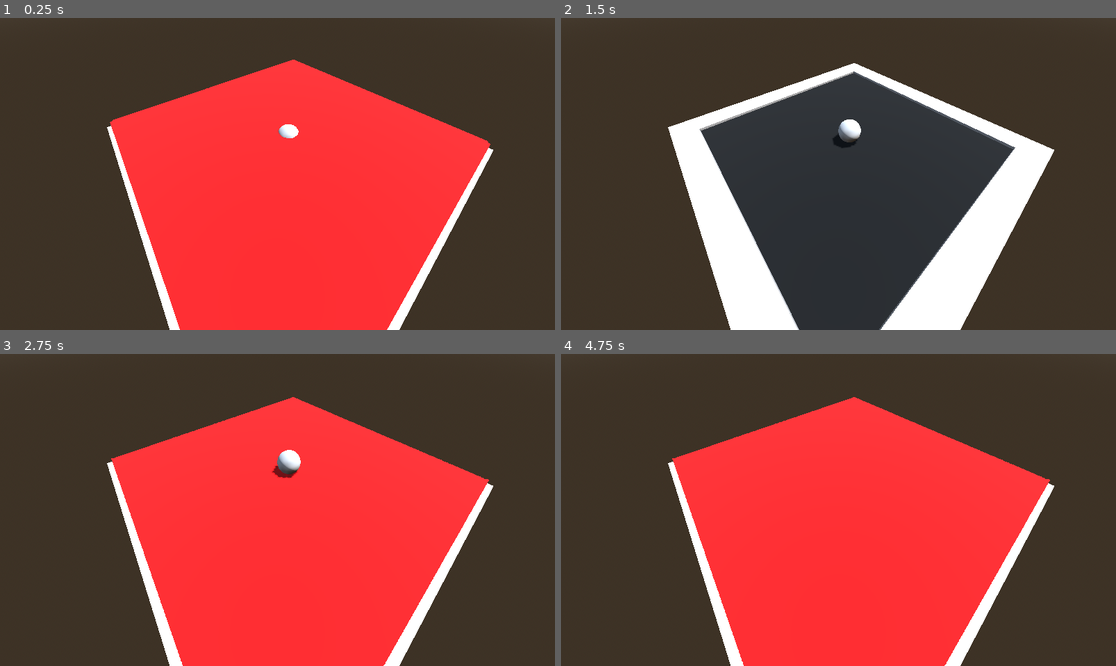
Above: before the commit, frames 1-4 (two rows, left to right).
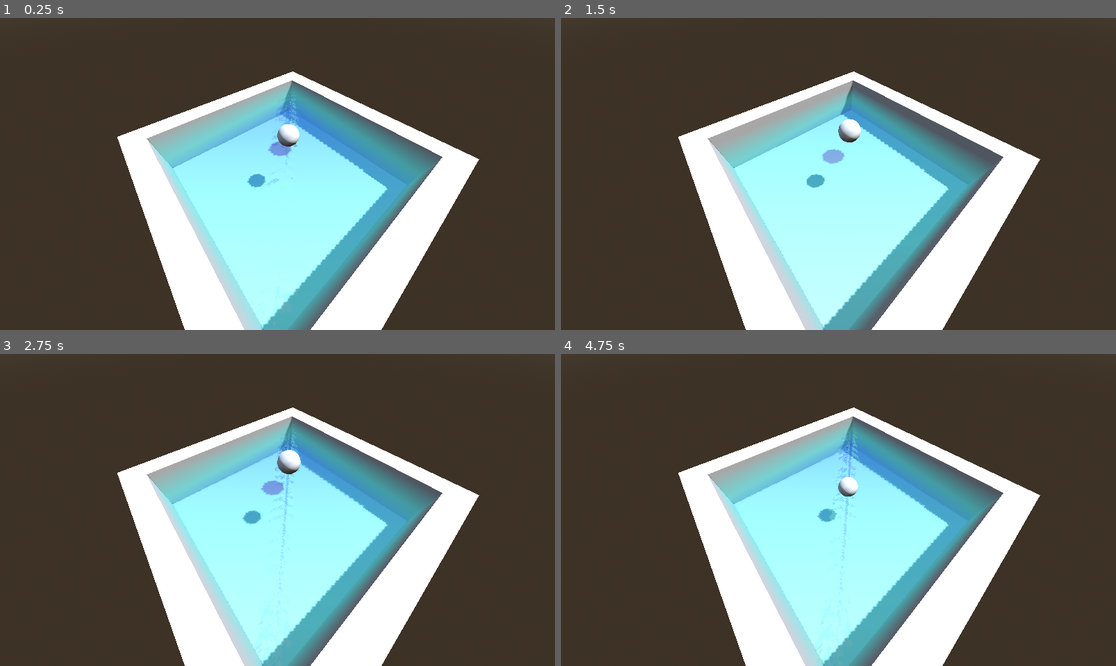
Above: after the commit, the same moments.

Repository: ColinNeary/WaterDemo
Game: Godot game, scene res://Scenes/main.tscn
The game is run twice, just before and just after one commit, with the same random seed, the same clock (stepped at 60 frames per second) and the same inputs.
Inputs:
- Up to frame 1 (0.25 s): no input
- Up to frame 2 (1.5 s): no input
- Up to frame 3 (2.75 s): no input
- Up to frame 4 (4.75 s): no input

The runs differ from the first frame. In frame 1, 43% of the frame differs, in the area x 19-89%, y 13-100%; in frame 2, 33%; in frame 3, 43%; in frame 4, 43%.

Commit message:
Finished video 1
Water sim has frag and vertex shader which gives ripple and wave effect

Diff:
--- a/Scenes/main.tres
+++ b/Scenes/main.tres
@@ -1,15 +1,70 @@
 [gd_resource type="VisualShader" format=3 uid="uid://bk7idrqhf81p6"]
 
-[sub_resource type="VisualShaderNodeTexture" id="VisualShaderNodeTexture_bqqry"]
-source = 5
+[sub_resource type="VisualShaderNodeColorParameter" id="VisualShaderNodeColorParameter_bqqry"]
+parameter_name = "deep_water"
+default_value_enabled = true
+default_value = Color(0, 0, 1, 1)
 
-[sub_resource type="VisualShaderNodeInput" id="VisualShaderNodeInput_uolrr"]
-input_name = "uv"
+[sub_resource type="VisualShaderNodeColorParameter" id="VisualShaderNodeColorParameter_iv8hc"]
+parameter_name = "shallow_water"
+default_value_enabled = true
+default_value = Color(0, 1, 1, 1)
+
+[sub_resource type="VisualShaderNodeMix" id="VisualShaderNodeMix_uolrr"]
+default_input_values = [0, Vector3(0, 0, 0), 1, Vector3(1, 1, 1), 2, Vector3(0.5, 0.5, 0.5)]
+op_type = 3
+
+[sub_resource type="VisualShaderNodeExpression" id="VisualShaderNodeExpression_iv8hc"]
+size = Vector2(1060, 560)
+expression = "vec3 duv = vec3(4.0 / 514.0, 4.0 / 514.0, 0);
+float v1 = texture(sim, UV - duv.xz).y;
+float v2 = texture(sim, UV + duv.xz).y;
+float v3 = texture(sim, UV - duv.zy).y;
+float v4 = texture(sim, UV + duv.zy).y;
+
+normal = normalize(vec3(v1 - v2, v3 - v4, 0.3));"
+
+[sub_resource type="VisualShaderNodeFloatParameter" id="VisualShaderNodeFloatParameter_bqqry"]
+parameter_name = "refraction_strength"
+default_value_enabled = true
+default_value = 1.0
+
+[sub_resource type="VisualShaderNodeVectorOp" id="VisualShaderNodeVectorOp_iv8hc"]
+operator = 2
+
+[sub_resource type="VisualShaderNodeVectorOp" id="VisualShaderNodeVectorOp_uolrr"]
+
+[sub_resource type="VisualShaderNodeInput" id="VisualShaderNodeInput_skewb"]
+input_name = "screen_uv"
+
+[sub_resource type="VisualShaderNodeTexture" id="VisualShaderNodeTexture_ju366"]
+source = 1
+
+[sub_resource type="VisualShaderNodeMix" id="VisualShaderNodeMix_bqqry"]
+default_input_values = [0, Vector3(0, 0, 0), 1, Vector3(1, 1, 1), 2, Vector3(0.5, 0.5, 0.5)]
+op_type = 3
+
+[sub_resource type="VisualShaderNodeFloatConstant" id="VisualShaderNodeFloatConstant_iv8hc"]
+constant = 0.8
 
 [sub_resource type="VisualShaderNodeTexture2DParameter" id="VisualShaderNodeTexture2DParameter_skewb"]
 parameter_name = "simulation"
 
-[sub_resource type="VisualShaderNodeVectorCompose" id="VisualShaderNodeVectorCompose_ju366"]
+[sub_resource type="VisualShaderNodeExpression" id="VisualShaderNodeExpression_bqqry"]
+size = Vector2(860, 460)
+expression = "float d = linear_depth;
+d = d + VERTEX.z;
+depth = exp(-d * murkiness);"
+
+[sub_resource type="VisualShaderNodeFloatParameter" id="VisualShaderNodeFloatParameter_iv8hc"]
+parameter_name = "murkiness"
+default_value_enabled = true
+default_value = 0.3
+
+[sub_resource type="VisualShaderNodeFloatFunc" id="VisualShaderNodeFloatFunc_uolrr"]
+function = 31
+
+[sub_resource type="VisualShaderNodeLinearSceneDepth" id="VisualShaderNodeLinearSceneDepth_skewb"]
 
 [sub_resource type="VisualShaderNodeVectorOp" id="VisualShaderNodeVectorOp_bqqry"]
 
@@ -62,13 +117,53 @@
 nodes/vertex/12/node = SubResource("VisualShaderNodeParameterRef_bqqry")
 nodes/vertex/12/position = Vector2(-234.07677, 472.93057)
 nodes/vertex/connections = PackedInt32Array(2, 0, 4, 0, 6, 0, 7, 1, 4, 1, 7, 0, 7, 0, 8, 1, 9, 0, 8, 0, 8, 0, 10, 1, 11, 0, 10, 0, 10, 0, 0, 0, 12, 0, 4, 2)
-nodes/fragment/0/position = Vector2(266.66666, 346.66666)
-nodes/fragment/2/node = SubResource("VisualShaderNodeTexture_bqqry")
-nodes/fragment/2/position = Vector2(-200, 320)
-nodes/fragment/3/node = SubResource("VisualShaderNodeInput_uolrr")
-nodes/fragment/3/position = Vector2(-586.6667, 293.33334)
+nodes/fragment/0/position = Vector2(533.3333, 333.33334)
 nodes/fragment/4/node = SubResource("VisualShaderNodeTexture2DParameter_skewb")
-nodes/fragment/4/position = Vector2(-613.3333, 426.66666)
-nodes/fragment/5/node = SubResource("VisualShaderNodeVectorCompose_ju366")
-nodes/fragment/5/position = Vector2(26.666666, 320)
-nodes/fragment/connections = PackedInt32Array(3, 0, 2, 0, 4, 0, 2, 2, 2, 0, 5, 0, 5, 0, 0, 0)
+nodes/fragment/4/position = Vector2(-1680, -240)
+nodes/fragment/6/node = SubResource("VisualShaderNodeExpression_bqqry")
+nodes/fragment/6/position = Vector2(-986.6667, 813.3333)
+nodes/fragment/6/size = Vector2(860, 460)
+nodes/fragment/6/input_ports = "0,0,murkiness;1,0,linear_depth;"
+nodes/fragment/6/output_ports = "0,0,depth;"
+nodes/fragment/6/expression = "float d = linear_depth;
+d = d + VERTEX.z;
+depth = exp(-d * murkiness);"
+nodes/fragment/7/node = SubResource("VisualShaderNodeFloatParameter_iv8hc")
+nodes/fragment/7/position = Vector2(-1306.6666, 840)
+nodes/fragment/8/node = SubResource("VisualShaderNodeFloatFunc_uolrr")
+nodes/fragment/8/position = Vector2(-13.333333, 706.6667)
+nodes/fragment/9/node = SubResource("VisualShaderNodeLinearSceneDepth_skewb")
+nodes/fragment/9/position = Vector2(-1200, 1080)
+nodes/fragment/10/node = SubResource("VisualShaderNodeColorParameter_bqqry")
+nodes/fragment/10/position = Vector2(-693.3333, 346.66666)
+nodes/fragment/11/node = SubResource("VisualShaderNodeColorParameter_iv8hc")
+nodes/fragment/11/position = Vector2(-680, 573.3333)
+nodes/fragment/12/node = SubResource("VisualShaderNodeMix_uolrr")
+nodes/fragment/12/position = Vector2(-320, 440)
+nodes/fragment/13/node = SubResource("VisualShaderNodeExpression_iv8hc")
+nodes/fragment/13/position = Vector2(-1306.6666, -200)
+nodes/fragment/13/size = Vector2(1060, 560)
+nodes/fragment/13/input_ports = "0,8,sim;"
+nodes/fragment/13/output_ports = "0,4,normal;"
+nodes/fragment/13/expression = "vec3 duv = vec3(4.0 / 514.0, 4.0 / 514.0, 0);
+float v1 = texture(sim, UV - duv.xz).y;
+float v2 = texture(sim, UV + duv.xz).y;
+float v3 = texture(sim, UV - duv.zy).y;
+float v4 = texture(sim, UV + duv.zy).y;
+
+normal = normalize(vec3(v1 - v2, v3 - v4, 0.3));"
+nodes/fragment/14/node = SubResource("VisualShaderNodeFloatParameter_bqqry")
+nodes/fragment/14/position = Vector2(-866.6667, -440)
+nodes/fragment/15/node = SubResource("VisualShaderNodeVectorOp_iv8hc")
+nodes/fragment/15/position = Vector2(-453.33334, -360)
+nodes/fragment/16/node = SubResource("VisualShaderNodeVectorOp_uolrr")
+nodes/fragment/16/position = Vector2(-200, -426.66666)
+nodes/fragment/17/node = SubResource("VisualShaderNodeInput_skewb")
+nodes/fragment/17/position = Vector2(-520, -480)
+nodes/fragment/18/node = SubResource("VisualShaderNodeTexture_ju366")
+nodes/fragment/18/position = Vector2(53.333332, -293.33334)
+nodes/fragment/19/node = SubResource("VisualShaderNodeMix_bqqry")
+nodes/fragment/19/position = Vector2(266.66666, 80)
+nodes/fragment/20/node = SubResource("VisualShaderNodeFloatConstant_iv8hc")
+nodes/fragment/20/position = Vector2(13.333333, 26.666666)
+nodes/fragment/connections = PackedInt32Array(7, 0, 6, 0, 6, 0, 8, 0, 8, 0, 0, 1, 9, 0, 6, 1, 10, 0, 12, 0, 11, 0, 12, 1, 6, 0, 12, 2, 4, 0, 13, 0, 13, 0, 0, 8, 13, 0, 15, 0, 14, 0, 15, 1, 15, 0, 16, 1, 17, 0, 16, 0, 16, 0, 18, 0, 20, 0, 19, 2, 19, 0, 0, 0, 12, 0, 19, 1, 18, 0, 19, 0)
--- a/Scenes/main.tscn
+++ b/Scenes/main.tscn
@@ -43,6 +43,10 @@
 shader = ExtResource("2_bo1nx")
 shader_parameter/simulation = SubResource("ViewportTexture_bo1nx")
 shader_parameter/amplitude = 0.5
+shader_parameter/refraction_strength = 1.0
+shader_parameter/deep_water = Color(0, 0, 1, 1)
+shader_parameter/shallow_water = Color(0, 1, 1, 1)
+shader_parameter/murkiness = 0.3
 
 [sub_resource type="PlaneMesh" id="PlaneMesh_kry3j"]
 material = SubResource("ShaderMaterial_jjvhh")
@@ -123,7 +127,7 @@
 grow_vertical = 2
 
 [node name="Walls" type="CSGCombiner3D" parent="." unique_id=1560416748]
-transform = Transform3D(1.155, 0, 0, 0, 2.21, 0, 0, 0, 1.155, 0, 0, 0)
+transform = Transform3D(1.155, 0, 0, 0, 3, 0, 0, 0, 1.155, 0, -1, 0)
 
 [node name="CSGBox3D" type="CSGBox3D" parent="Walls" unique_id=276321931]
 transform = Transform3D(1, 0, 0, 0, 1, 0, 0, 0, 11, 5, 0, 0)
@@ -138,11 +142,10 @@
 transform = Transform3D(1, 0, 0, 0, 1, 0, 0, 0, 11, -5, 0, 0)
 
 [node name="Pool Floor" type="MeshInstance3D" parent="." unique_id=225796586]
-transform = Transform3D(1, 0, 0, 0, 1, 0, 0, 0, 1, 0, -1, 0)
+transform = Transform3D(1, 0, 0, 0, 1, 0, 0, 0, 1, 0, -2, 0)
 mesh = SubResource("PlaneMesh_8gbba")
 
 [node name="Water" type="MeshInstance3D" parent="." unique_id=7792882]
-transform = Transform3D(1, 0, 0, 0, 1, 0, 0, 0, 1, 0, 1, 0)
 mesh = SubResource("PlaneMesh_kry3j")
 
 [node name="Collision" type="SubViewport" parent="." unique_id=1037365789]
